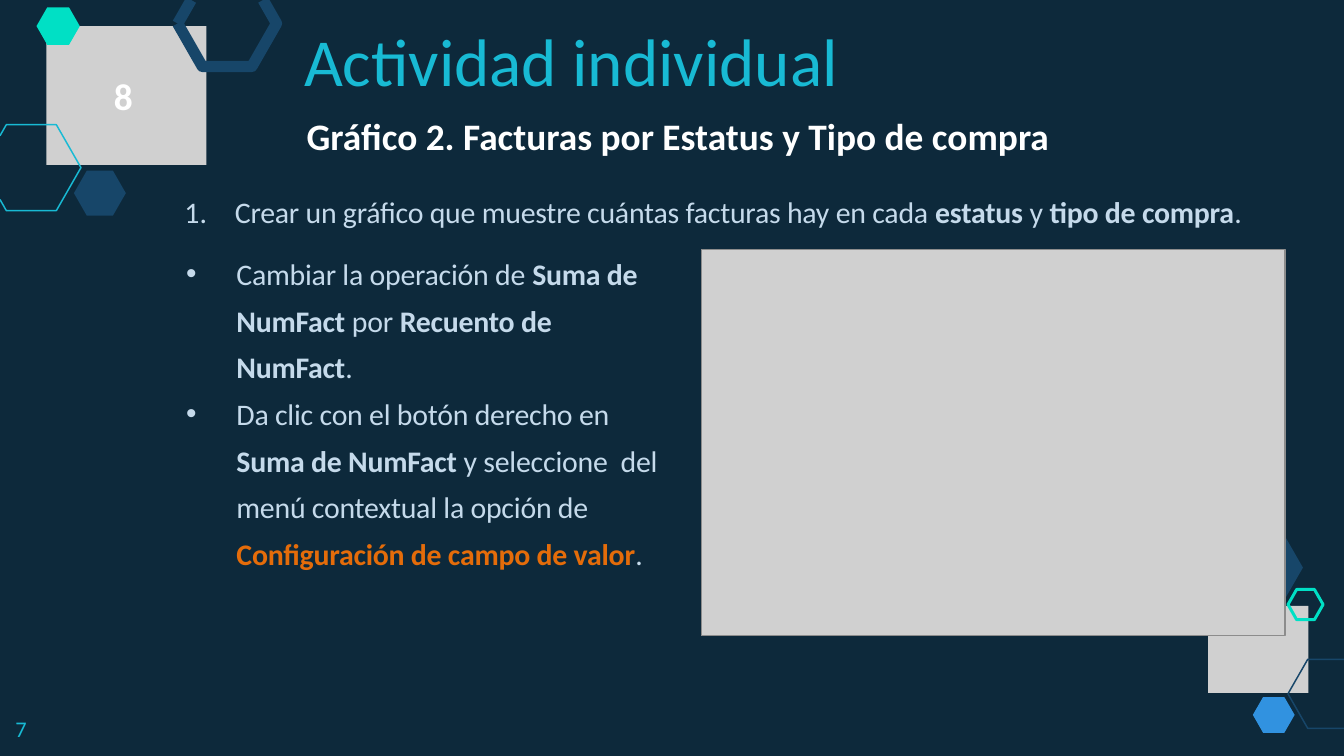
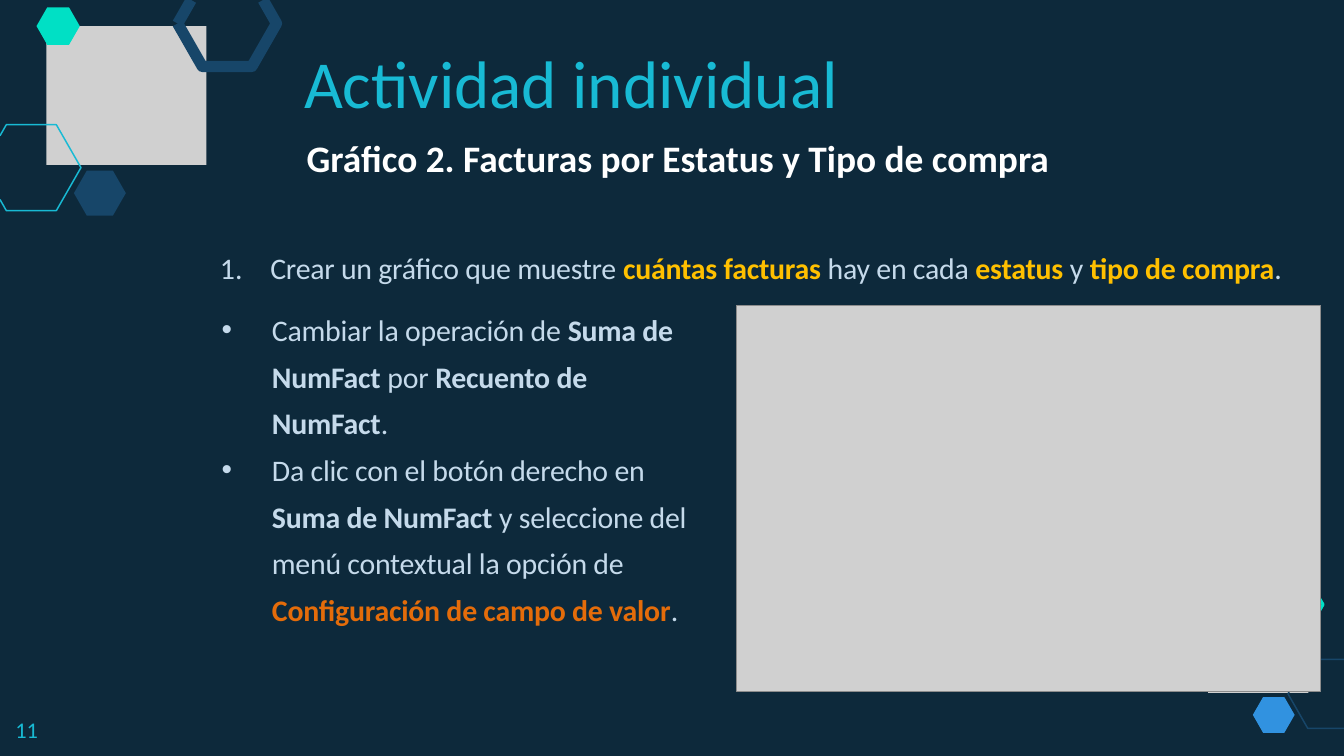
Before and after one commit to lizetheP/PensamientoC, a slide deck: slide 11 of Calendario2019/Presentaciones/Semana5/5_3_PowerPivot.pptx. Drawn at 1344x756 pixels with LibreOffice and Linux fonts; fonts in the diff are those of the drawing; grey boxes stand for pictures. Boxes give left, top, right and bottom in pixels: in the first picture for what was removed or moved away, otherwise in the second. Text is boxed around its words. In the diff, an @@ line names an element or a change of style, - is before the commit and + after.

```diff
--- a/Calendario2019/Presentaciones/Semana5/5_3_PowerPivot.pptx
+++ b/Calendario2019/Presentaciones/Semana5/5_3_PowerPivot.pptx
@@ text "Actividad individual": place and size @@
-text "Actividad individual" at (304, 39, 837, 87)
+text "Actividad individual" at (304, 61, 837, 109)
@@ text removed at (114, 85, 133, 110) @@
-8
@@ text "Gráfico 2. Facturas por Estatus ...": place and size @@
-text "Gráfico 2. Facturas por Estatus ..." at (307, 123, 1049, 156)
+text "Gráfico 2. Facturas por Estatus ..." at (307, 145, 1049, 178)
@@ 2 texts, 1 picture: place and size @@
-2 texts, 1 picture at (235, 202, 1286, 636)
+2 texts, 1 picture at (270, 258, 1321, 692)
@@ text "Crear un gráfico que muestre ..." at (270, 258, 1282, 284): text colour #C5DAEB to #FFC000 in "cuántas facturas estatus tipo de compra."; bold on in "cuántas facturas" @@
@@ freeform shape removed at (1223, 534, 1302, 602) @@
@@ text at (15, 723, 37, 738): text changed @@
-7
+11
```
Also in this commit, not shown: 18 other slides changed, 2 slides removed, 20 other files.
